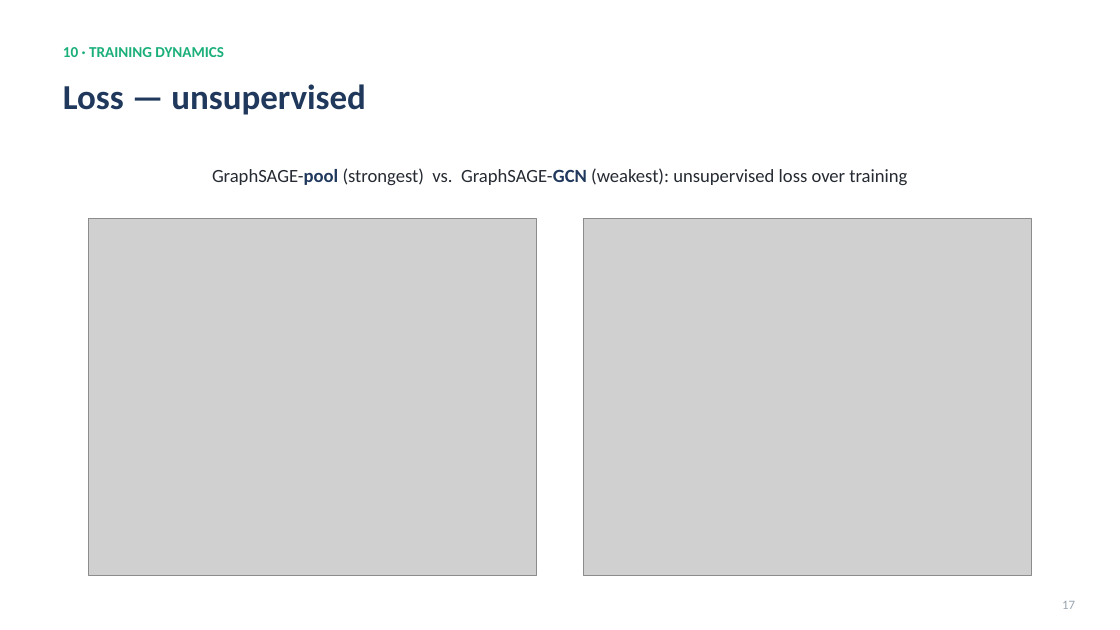
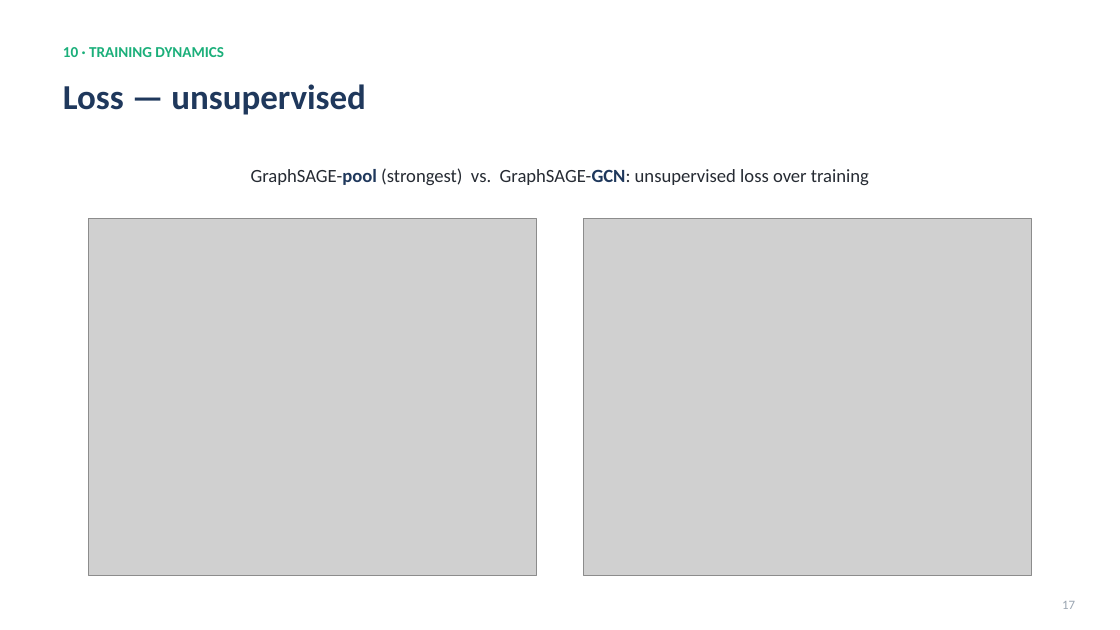
Before and after one commit to fedeceru/GraphSAGE, a slide deck: slide 17 of presentation/GraphSAGE_presentation.pptx. Drawn at 1120x630 pixels with LibreOffice and Linux fonts; fonts in the diff are those of the drawing; grey boxes stand for pictures. Boxes give left, top, right and bottom in pixels: in the first picture for what was removed or moved away, otherwise in the second. Text is boxed around its words. In the diff, an @@ line names an element or a change of style, - is before the commit and + after.

Commit message:
Refactor PPI results evaluation and update metrics
- Added backup presentations for GraphSAGE.
- Updated evaluation results for unsupervised models in JSON files, reflecting new F1 scores.
- Modified PPI results markdown to include separate columns for supervised and unsupervised selections.
- Enhanced `compile_results.py` to clarify the distinction between supervised and unsupervised selections.
- Adjusted `sweep_ppi_experiments.py` to write unsupervised sweep results to a separate JSON file, ensuring the main evaluation remains stable.
- Updated loss and performance curves images for PPI results.

```diff
--- a/presentation/GraphSAGE_presentation.pptx
+++ b/presentation/GraphSAGE_presentation.pptx
@@ text at [251, 168, 869, 185]: text changed @@
-GraphSAGE-pool (strongest) vs. GraphSAGE-GCN (weakest): unsupervised loss over training
+GraphSAGE-pool (strongest) vs. GraphSAGE-GCN: unsupervised loss over training
```
Also in this commit, not shown: 7 other slides changed, 14 other files.
